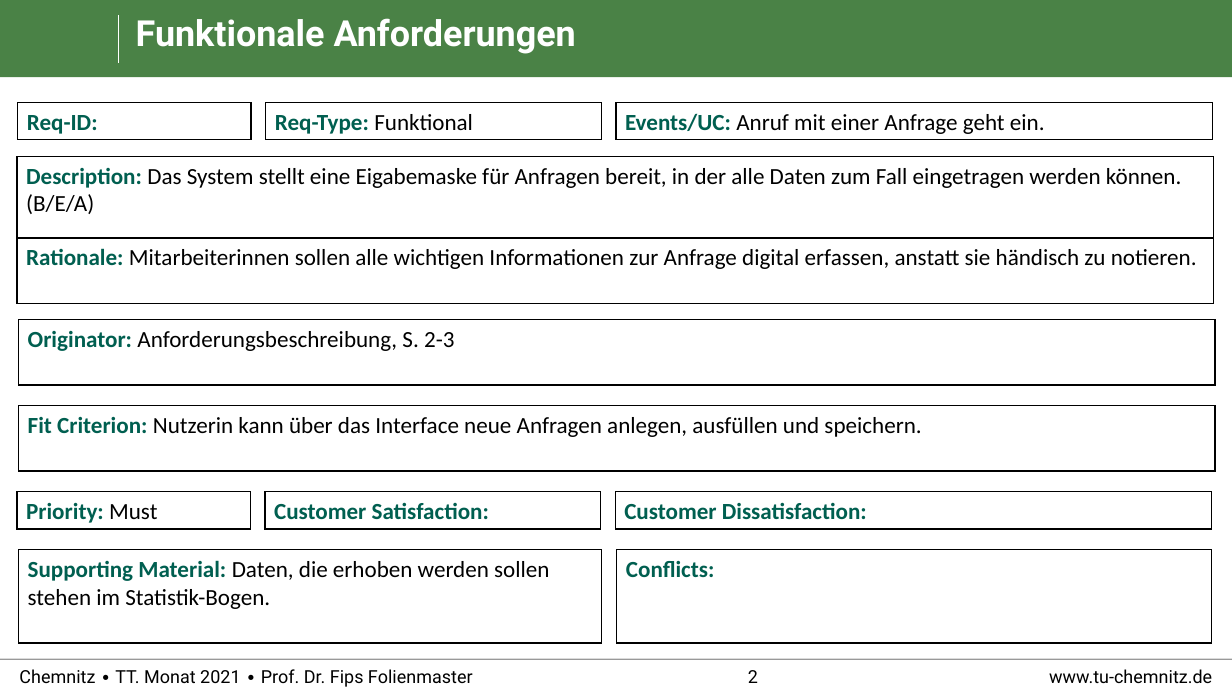
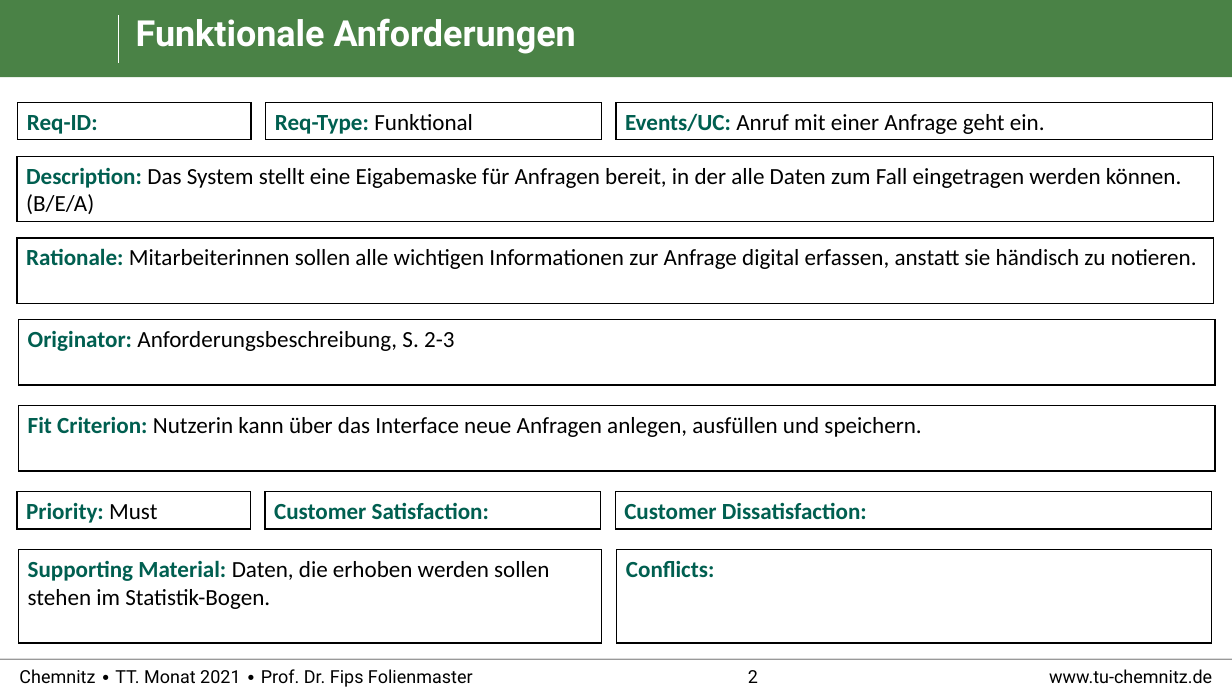
Before and after one commit to RealBiggerBo/Softwaretechnik, a slide deck: slide 2 of SnowCards_Requirements.pptx. Drawn at 1232x693 pixels with LibreOffice and Linux fonts; fonts in the diff are those of the drawing; background and template pictures are left out. Boxes give left, top, right and bottom in pixels: in the first picture for what was removed or moved away, otherwise in the second. Text is boxed around its words. In the diff, an @@ line names an element or a change of style, - is before the commit and + after.

```diff
--- a/SnowCards_Requirements.pptx
+++ b/SnowCards_Requirements.pptx
@@ rectangle "Description: Das System stellt eine ...": place and size @@
-rectangle "Description: Das System stellt eine ..." at (17, 156, 1214, 250)
+rectangle "Description: Das System stellt eine ..." at (17, 156, 1214, 222)
```
Also in this commit, not shown: 7 other slides changed, 6 slides added.
